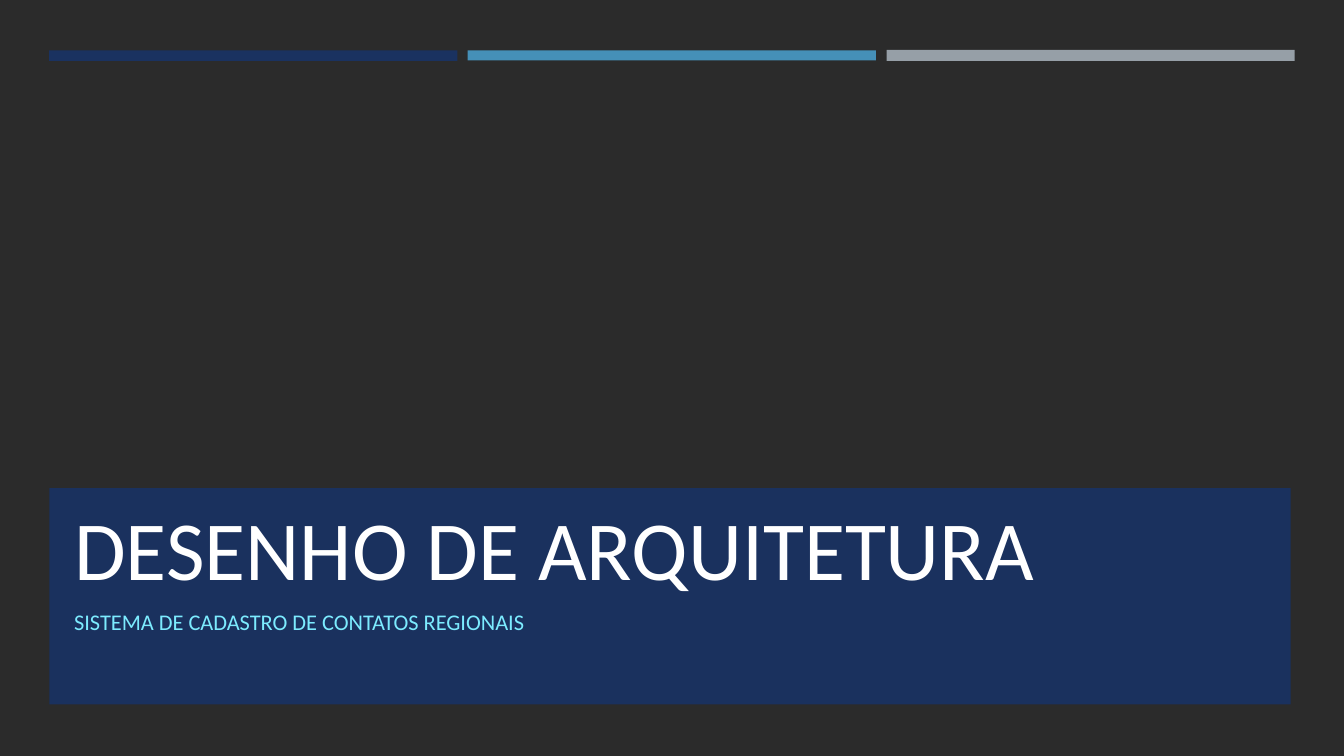
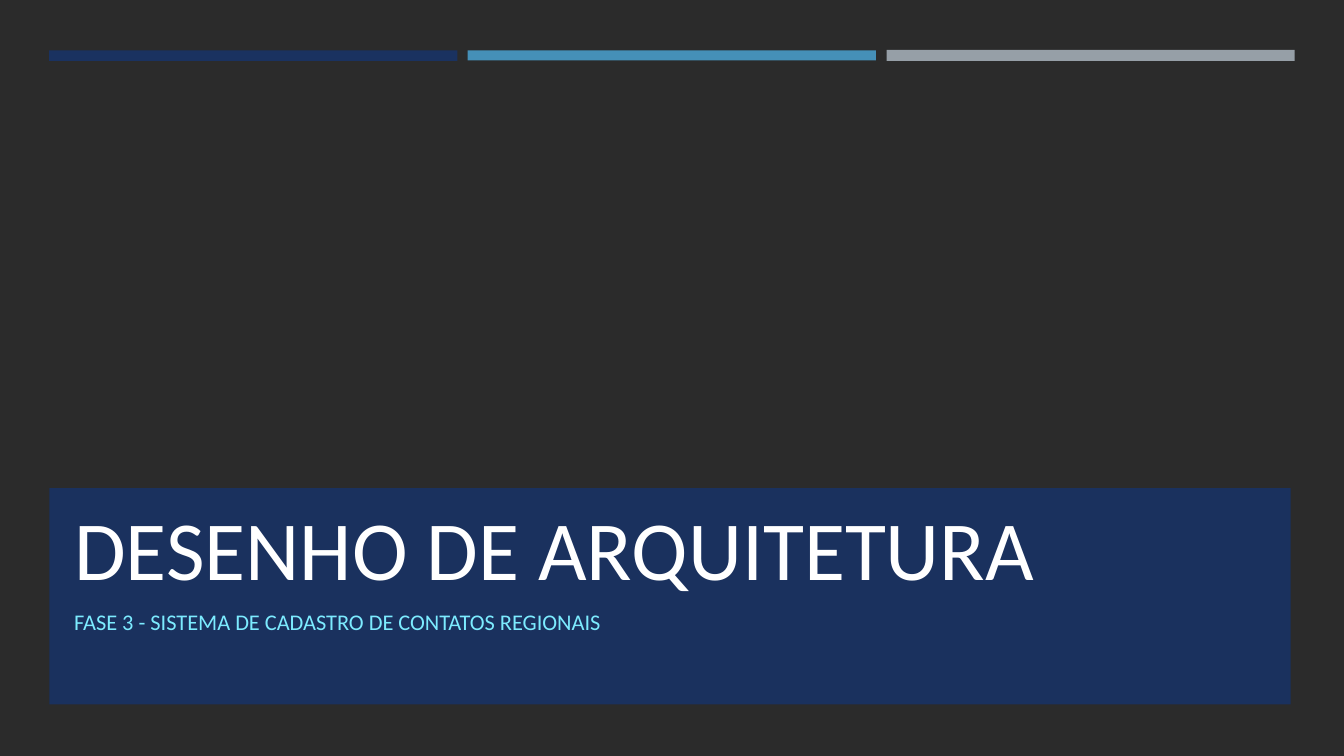
Before and after one commit to codes-and-technology/contatos, a slide deck: slide 1 of docs/Tech Challenge Fase 3/Desenho da Solução Tech Challenge - Fase 3 v1.pptx. Drawn at 1344x756 pixels with LibreOffice and Linux fonts; fonts in the diff are those of the drawing; background and template pictures are left out; a plain dark background stands for a picture behind light text. Boxes give left, top, right and bottom in pixels: in the first picture for what was removed or moved away, otherwise in the second. Text is boxed around its words. In the diff, an @@ line names an element or a change of style, - is before the commit and + after.

Commit message:
Add docs fase 3

```diff
--- a/docs/Tech Challenge Fase 3/Desenho da Solução Tech Challenge - Fase 3 v1.pptx
+++ b/docs/Tech Challenge Fase 3/Desenho da Solução Tech Challenge - Fase 3 v1.pptx
@@ subtitle at bbox=[74, 615, 600, 630]: text changed @@
-SISTEMA DE CADASTRO DE CONTATOS REGIONAIS
+FASE 3 - SISTEMA DE CADASTRO DE CONTATOS REGIONAIS
```
Also in this commit, not shown: 2 other slides changed, 11 slides added, 2 slides removed.
